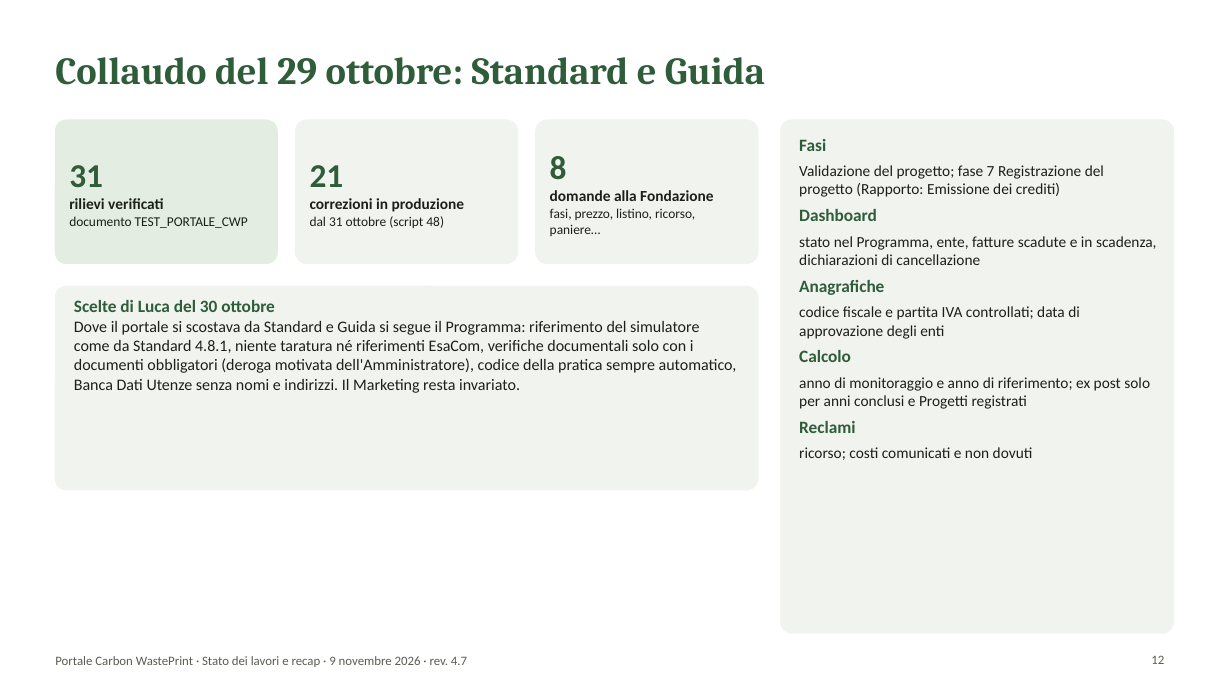
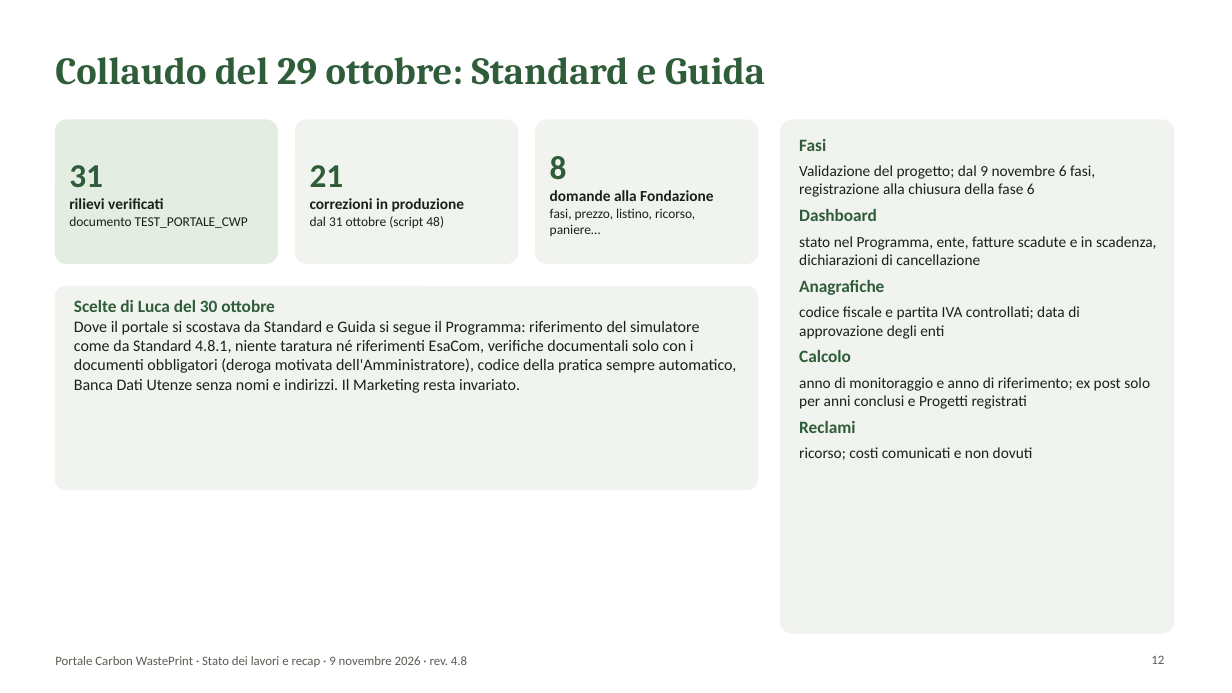
Before and after one commit to lucamorettioperate/portale-cwp, a slide deck: slide 12 of public/documentazione/Presentazione_Portale_CWP.pptx. Drawn at 1232x693 pixels with LibreOffice and Linux fonts; fonts in the diff are those of the drawing; background and template pictures are left out. Boxes give left, top, right and bottom in pixels: in the first picture for what was removed or moved away, otherwise in the second. Text is boxed around its words. In the diff, an @@ line names an element or a change of style, - is before the commit and + after.

```diff
--- a/public/documentazione/Presentazione_Portale_CWP.pptx
+++ b/public/documentazione/Presentazione_Portale_CWP.pptx
@@ text at (x1=799, y1=165, x2=1095, y2=197): text changed @@
-Validazione del progetto; fase 7 Registrazione del progetto (Rapporto: Emissione dei crediti)
+Validazione del progetto; dal 9 novembre 6 fasi, registrazione alla chiusura della fase 6
@@ text at (x1=55, y1=656, x2=467, y2=667): text changed @@
-Portale Carbon WastePrint · Stato dei lavori e recap · 9 novembre 2026 · rev. 4.7
+Portale Carbon WastePrint · Stato dei lavori e recap · 9 novembre 2026 · rev. 4.8
```
Also in this commit, not shown: 18 other slides changed, 20 other files.
